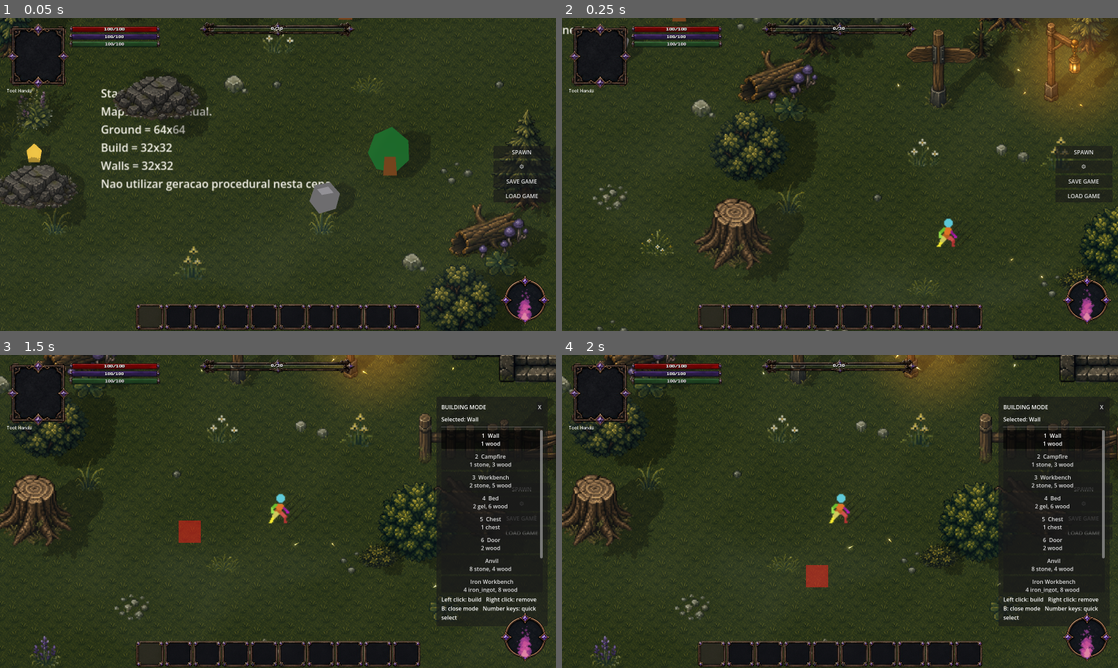
Above: before the commit, frames 1-4 (two rows, left to right).
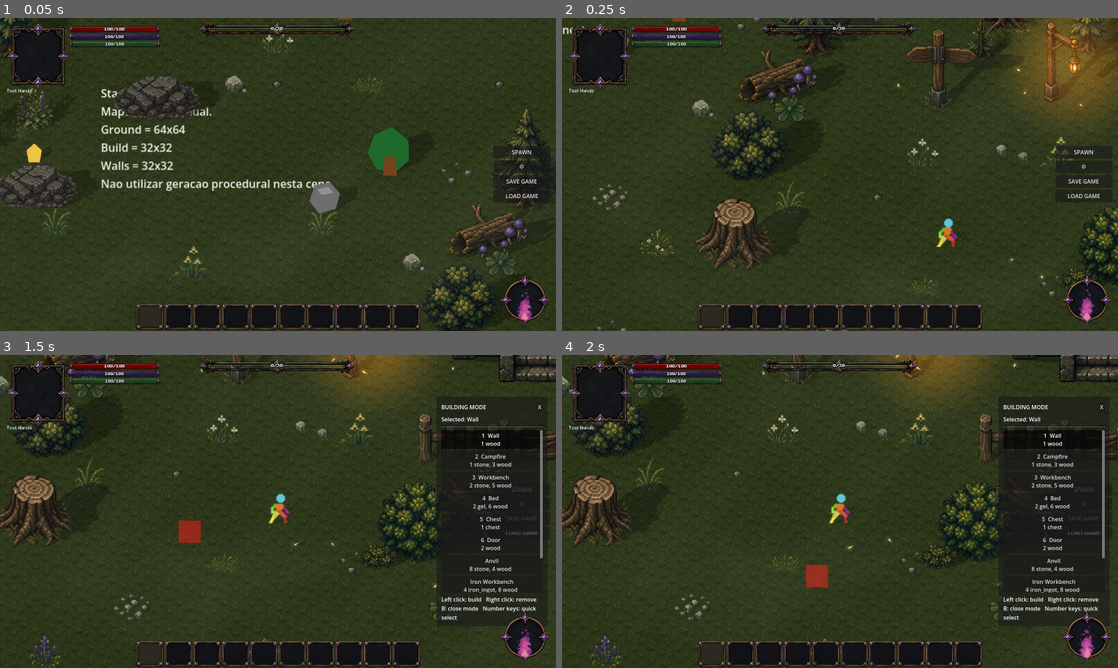
Above: after the commit, the same moments.

Repository: ramonsamagaio/Oathwake-Main
Game: Godot game, scene res://scenes/game/Game.tscn
The game is run twice, just before and just after one commit, with the same random seed, the same clock (stepped at 60 frames per second) and the same inputs. This scene is started directly instead of the project's main scene.
Inputs (mouse positions are in pixels of both pictures, inside the frame that each line leads up to):
- Up to frame 1 (0.05 s): no input
- Up to frame 2 (0.25 s): no input
- Up to frame 3 (1.5 s): tap Enter at 0.5 s; move the mouse to (400, 495) at 0.52 s; hold D 0.53-1.25 s; tap B at 0.6 s; click (400, 495) at 0.67 s; tap Space at 0.77 s; drag from (166, 527) to (250, 574) at 1.27 s
- Up to frame 4 (2 s): no input

The runs differ from the first frame. In frame 1, 0.4% of the frame differs, in the area x 0-99%, y 0-100%; in frame 2, 0.5%, in the area x 26-100%, y 0-86%; in frame 3, 0.3%; in frame 4, 0.2%.

Commit message:
Keep projected shadows attached to visible silhouettes

Diff:
--- a/scripts/effects/ProjectedSpriteShadow.gd
+++ b/scripts/effects/ProjectedSpriteShadow.gd
@@ -2,6 +2,7 @@
 extends Polygon2D
 
 const ALPHA_THRESHOLD := 0.01
+const DEFAULT_DIRECTION_DEGREES := -45.0
 
 static var _alpha_bounds_cache: Dictionary = {}
 
@@ -9,8 +10,8 @@
 var _source: CanvasItem
 var _config: Dictionary = {}
 var _foot_offset := Vector2.ZERO
-var _projection_anchor := Vector2.ZERO
-var _has_projection_anchor := false
+var _projection_direction := Vector2.RIGHT.rotated(deg_to_rad(DEFAULT_DIRECTION_DEGREES))
+var _projection_stretch := 1.15
 
 
 func configure(target: Node2D, source: CanvasItem, config: Dictionary, foot_offset: Vector2) -> void:
@@ -39,17 +40,19 @@
 
 func _apply_projection_settings() -> void:
 	var live_global := _get_live_global_config()
-	var direction_degrees := float(live_global.get("direction_degrees", _config.get("direction_degrees", -45.0)))
+	var direction_degrees := float(live_global.get("direction_degrees", _config.get("direction_degrees", DEFAULT_DIRECTION_DEGREES)))
 	var stretch_amount := maxf(float(live_global.get("stretch", _config.get("stretch", 1.15))), 0.05)
 	var opacity := clampf(float(live_global.get("opacity", _config.get("opacity", 0.30))), 0.0, 1.0)
 	var shadow_color := _color_from_value(live_global.get("color", _config.get("color", "#050609FF")), Color(0.02, 0.024, 0.035, 1.0))
 	var offset := _vector_from_value(_config.get("offset", {}), Vector2.ZERO)
 
-	# The visible silhouette points upward from its lowest opaque pixels. Rotating
-	# that local UP vector lays only the current frame on the ground.
-	rotation = deg_to_rad(direction_degrees) - Vector2.UP.angle()
-	scale = Vector2(1.0, stretch_amount)
-	position = (_projection_anchor if _has_projection_anchor else _foot_offset) + offset
+	# The projected geometry itself performs the shear. Keeping this node
+	# unrotated preserves the entire contact line at the source sprite's feet.
+	_projection_direction = Vector2.RIGHT.rotated(deg_to_rad(direction_degrees)).normalized()
+	_projection_stretch = stretch_amount
+	rotation = 0.0
+	scale = Vector2.ONE
+	position = offset
 	color = Color(shadow_color.r, shadow_color.g, shadow_color.b, opacity * shadow_color.a)
 	self_modulate = Color.WHITE
 	z_index = int(_config.get("z_index", -1))
@@ -95,6 +98,7 @@
 		source.flip_v,
 		_source_to_target_transform(source)
 	)
+	set_meta("shadow_source_kind", "AnimatedSprite2D")
 	set_meta("shadow_source_animation", source.animation)
 	set_meta("shadow_source_frame", frame_index)
 
@@ -113,6 +117,7 @@
 		source.flip_v,
 		_source_to_target_transform(source)
 	)
+	set_meta("shadow_source_kind", "Sprite2D")
 	set_meta("shadow_source_frame", source.frame)
 
 
@@ -152,19 +157,18 @@
 		Vector2(visible_top_left.x, visible_bottom_right.y),
 	])
 
-	# Anchor the projection at the actual lowest opaque row of this frame. Every
-	# silhouette pixel is therefore projected away from the sprite instead of a
-	# transparent texture rectangle leaking below or beside it.
-	var local_contact := Vector2(
-		(visible_top_left.x + visible_bottom_right.x) * 0.5,
-		visible_bottom_right.y
-	)
-	_projection_anchor = relative_transform * local_contact
-	_has_projection_anchor = true
-
+	# Project every column away from its own point on the lowest opaque row.
+	# Unlike rotating a rectangular quad, this shear leaves the full bottom edge
+	# attached to the sprite while the alpha texture preserves the exact silhouette.
+	var contact_y := visible_bottom_right.y
+	var transformed_origin := relative_transform * Vector2.ZERO
+	var transformed_up := relative_transform * Vector2.UP
+	var vertical_scale := maxf((transformed_up - transformed_origin).length(), 0.0001)
 	var projected := PackedVector2Array()
 	for point in local_corners:
-		projected.append((relative_transform * point) - _projection_anchor)
+		var base_point := relative_transform * Vector2(point.x, contact_y)
+		var projection_height := maxf(contact_y - point.y, 0.0) * vertical_scale
+		projected.append(base_point + _projection_direction * projection_height * _projection_stretch)
 	polygon = projected
 
 	var left_u := float(opaque_rect.end.x) if flip_h else float(opaque_rect.position.x)
@@ -177,7 +181,6 @@
 		Vector2(right_u, bottom_v),
 		Vector2(left_u, bottom_v),
 	])
-	_apply_projection_settings()
 	set_meta("shadow_opaque_rect", opaque_rect)
 
 
@@ -188,21 +191,19 @@
 		_clear_visual()
 		return
 	var lowest_y := source.polygon[0].y
-	var minimum_x := source.polygon[0].x
-	var maximum_x := source.polygon[0].x
 	for point in source.polygon:
 		lowest_y = maxf(lowest_y, point.y)
-		minimum_x = minf(minimum_x, point.x)
-		maximum_x = maxf(maximum_x, point.x)
-	var local_contact := Vector2((minimum_x + maximum_x) * 0.5, lowest_y)
-	_projection_anchor = relative_transform * local_contact
-	_has_projection_anchor = true
+	var transformed_origin := relative_transform * Vector2.ZERO
+	var transformed_up := relative_transform * Vector2.UP
+	var vertical_scale := maxf((transformed_up - transformed_origin).length(), 0.0001)
 	var projected := PackedVector2Array()
 	for point in source.polygon:
-		projected.append((relative_transform * point) - _projection_anchor)
+		var base_point := relative_transform * Vector2(point.x, lowest_y)
+		var projection_height := maxf(lowest_y - point.y, 0.0) * vertical_scale
+		projected.append(base_point + _projection_direction * projection_height * _projection_stretch)
 	polygon = projected
 	uv = source.uv
-	_apply_projection_settings()
+	set_meta("shadow_source_kind", "Polygon2D")
 
 
 func _source_to_target_transform(source: Node2D) -> Transform2D:
@@ -239,7 +240,7 @@
 	if frame_texture == null:
 		return Rect2i()
 	var texture_size := Vector2i(frame_texture.get_size())
-	var cache_key := "%s:%dx%d" % [str(frame_texture.get_rid()), texture_size.x, texture_size.y]
+	var cache_key := _alpha_cache_key(frame_texture, texture_size)
 	if _alpha_bounds_cache.has(cache_key):
 		return _alpha_bounds_cache[cache_key] as Rect2i
 	var image := frame_texture.get_image()
@@ -265,12 +266,20 @@
 	return result
 
 
+func _alpha_cache_key(frame_texture: Texture2D, texture_size: Vector2i) -> String:
+	if frame_texture is AtlasTexture:
+		var atlas_texture := frame_texture as AtlasTexture
+		var atlas_id := "none"
+		if atlas_texture.atlas != null:
+			atlas_id = str(atlas_texture.atlas.get_instance_id())
+		return "atlas:%s:%s:%dx%d" % [atlas_id, str(atlas_texture.region), texture_size.x, texture_size.y]
+	return "texture:%s:%dx%d" % [str(frame_texture.get_instance_id()), texture_size.x, texture_size.y]
+
+
 func _clear_visual() -> void:
 	texture = null
 	uv = PackedVector2Array()
 	polygon = PackedVector2Array()
-	_has_projection_anchor = false
-	_projection_anchor = Vector2.ZERO
 
 
 func _get_live_global_config() -> Dictionary:
